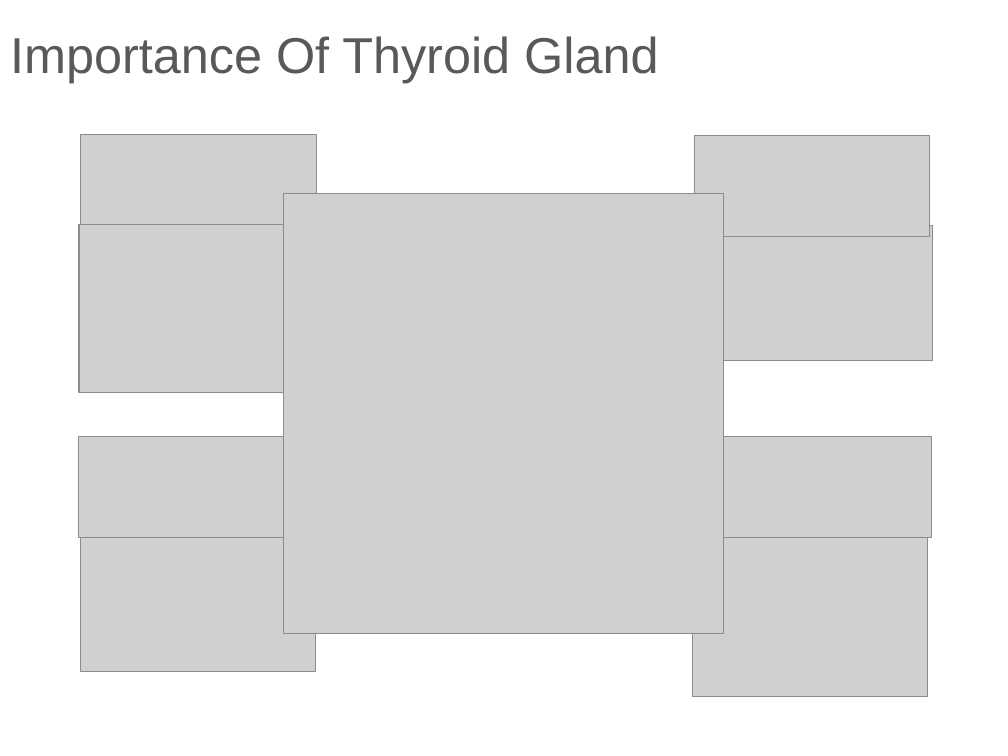
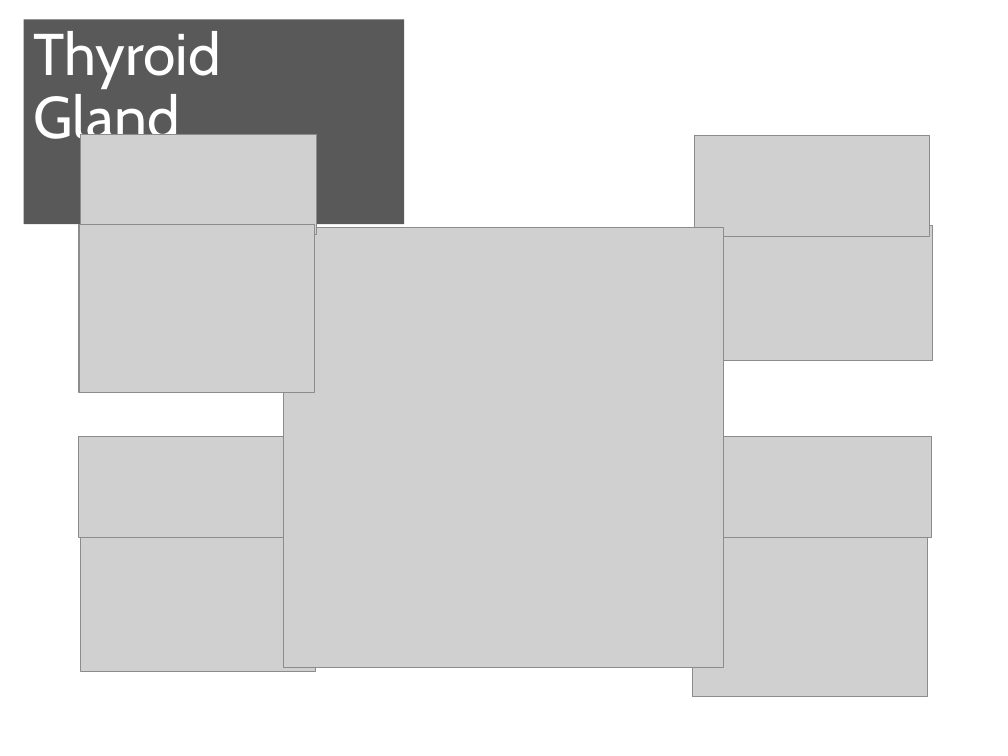
Before and after one commit to josh-dcosta/pjas-thyroid, a slide deck: slide 2 of presentation/Thyroid_Cancer_Recurrence_Presentation.pptx. Drawn at 1008x756 pixels with LibreOffice and Linux fonts; fonts in the diff are those of the drawing; grey boxes stand for pictures. Boxes give left, top, right and bottom in pixels: in the first picture for what was removed or moved away, otherwise in the second. Text is boxed around its words. In the diff, an @@ line names an element or a change of style, - is before the commit and + after.

```diff
--- a/presentation/Thyroid_Cancer_Recurrence_Presentation.pptx
+++ b/presentation/Thyroid_Cancer_Recurrence_Presentation.pptx
@@ title added at (24,19,404,224), fill #595959, 42 pt, text #FFFFFF @@
+Thyroid
+Gland
@@ title removed at (10,36,658,83) @@
-Importance Of Thyroid Gland
@@ picture: place and size @@
-picture at (283,194,724,634)
+picture at (283,228,724,668)
```
Also in this commit, not shown: 4 other slides changed, 1 slide added, 1 slide removed.
